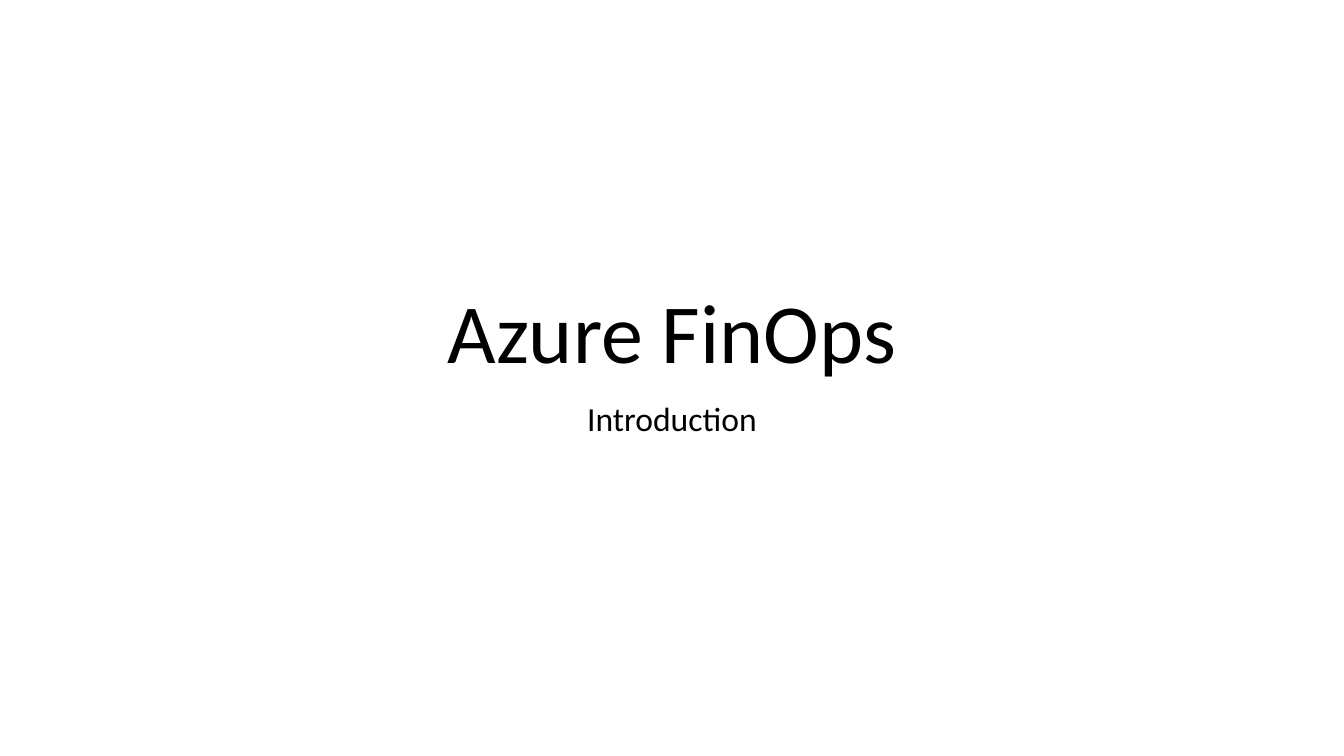
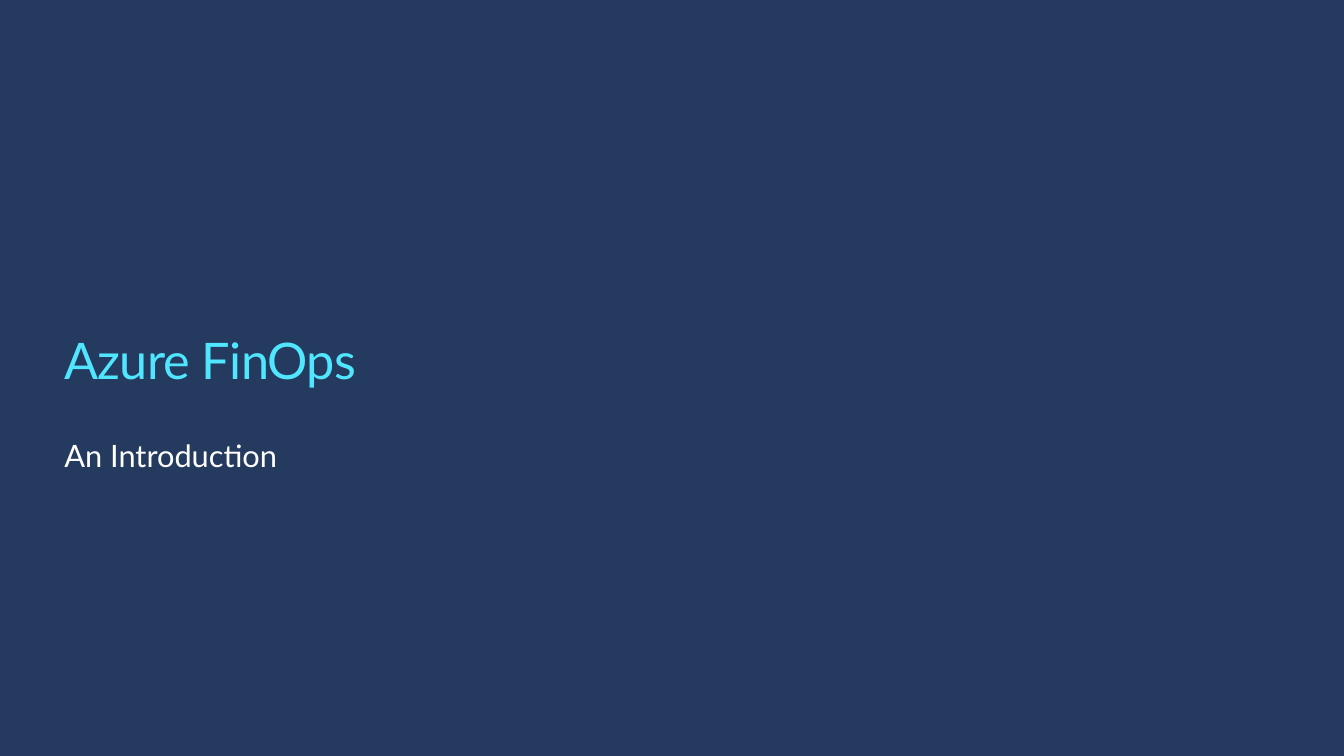
Before and after one commit to peterperov/MSFTCSA, a slide deck: slide 2 of 104-FinOps/Azure FinOps - Introduction.pptx (slide 1 before the commit). Drawn at 1344x756 pixels with LibreOffice and Linux fonts; fonts in the diff are those of the drawing; background and template pictures are left out. Boxes give left, top, right and bottom in pixels: in the first picture for what was removed or moved away, otherwise in the second. Text is boxed around its words. In the diff, an @@ line names an element or a change of style, - is before the commit and + after.

```diff
--- a/104-FinOps/Azure FinOps - Introduction.pptx
+++ b/104-FinOps/Azure FinOps - Introduction.pptx
@@ background #FFFFFF to #243A5E @@
@@ title "Azure FinOps": place and size @@
-title "Azure FinOps" at bbox=[448, 305, 896, 377]
+title "Azure FinOps" at bbox=[64, 342, 356, 388]
@@ title "Azure FinOps" at bbox=[64, 342, 356, 388]: size 60 to 36 pt, font Calibri to Lato, text colour #000000 to #50E6FF, letter spacing 0 to -0.5 pt; alignment centre to left; line spacing 0.9 to 1 @@
@@ text at bbox=[64, 444, 277, 468]: text changed; size 24 to 22 pt; font Calibri to Lato; text colour #000000 to #FFFFFF @@
-Introduction
+An Introduction
```
Also in this commit, not shown: 44 other slides changed, 5 slides added, 1 slide removed.
